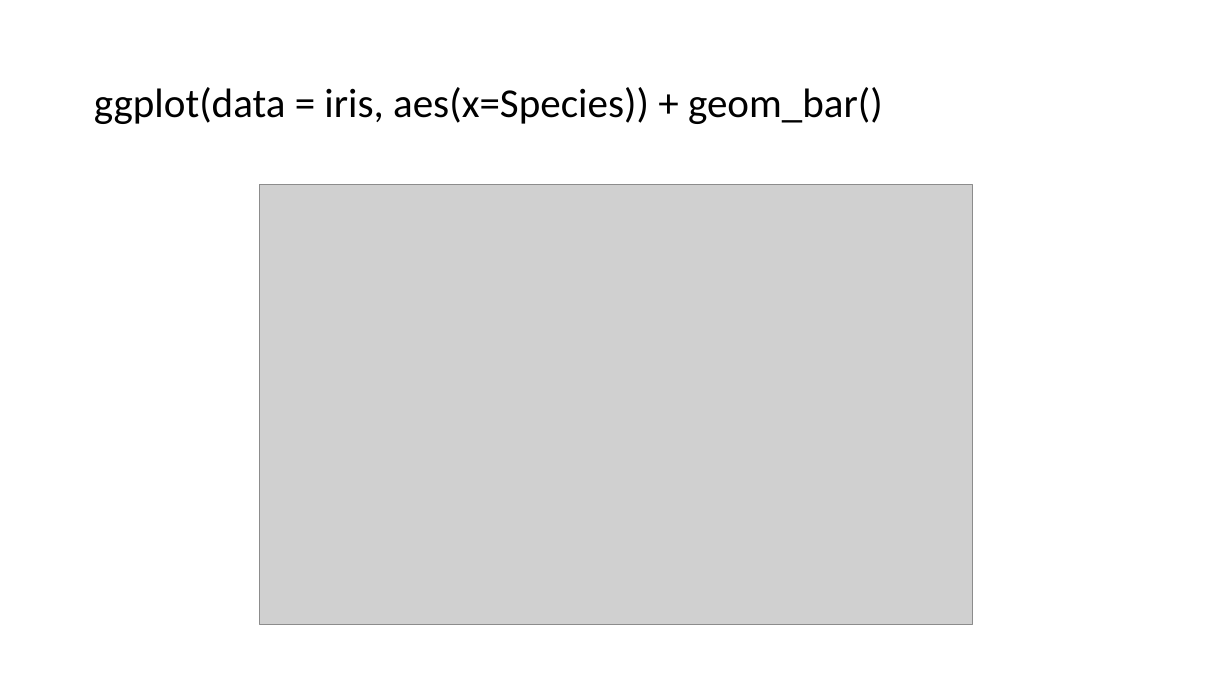
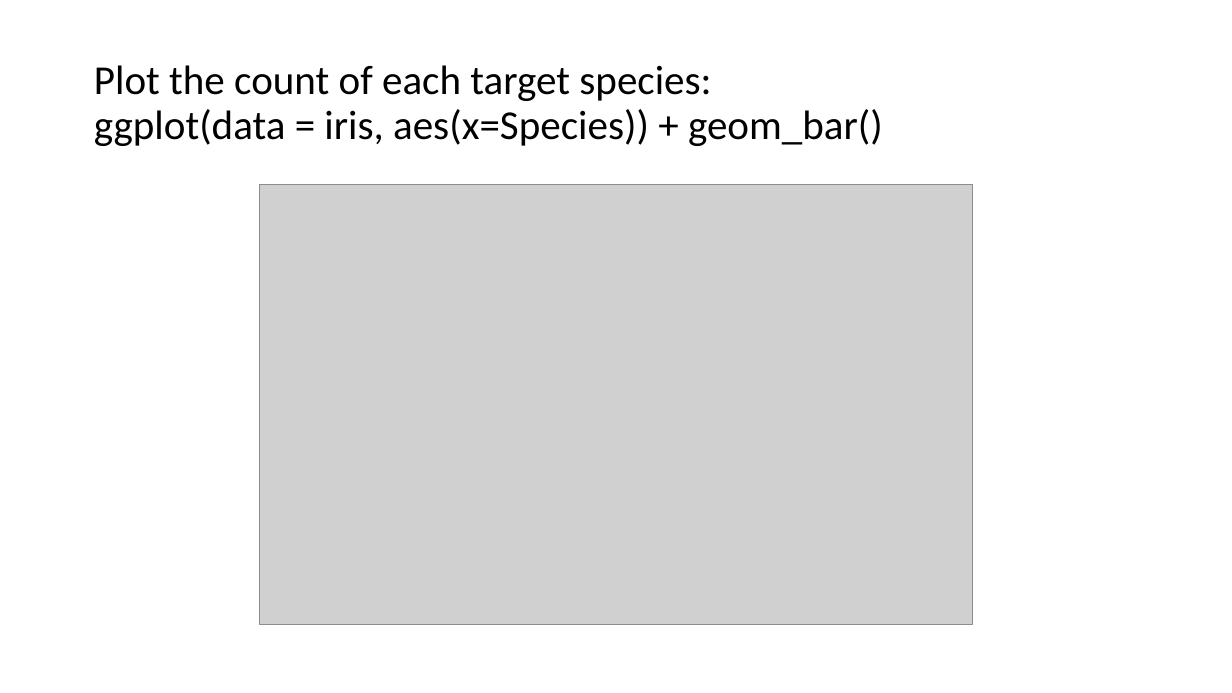
Before and after one commit to dlumian/R_Intro_Fall_2022, a slide deck: slide 3 of supplemental_topics/R_Iris_Examples.pptx. Drawn at 1232x693 pixels with LibreOffice and Linux fonts; fonts in the diff are those of the drawing; grey boxes stand for pictures. Boxes give left, top, right and bottom in pixels: in the first picture for what was removed or moved away, otherwise in the second. Text is boxed around its words. In the diff, an @@ line names an element or a change of style, - is before the commit and + after.

Commit message:
Updated notebook for Iris Decision Tree Model in R

```diff
--- a/supplemental_topics/R_Iris_Examples.pptx
+++ b/supplemental_topics/R_Iris_Examples.pptx
@@ title at [94,65,883,146]: text changed @@
-ggplot(data = iris, aes(x=Species)) + geom_bar()
+Plot the count of each target species:
+ggplot(data = iris, aes(x=Species)) + geom_bar()
```
Also in this commit, not shown: 1 other slide changed, 12 slides added, 6 other files.
